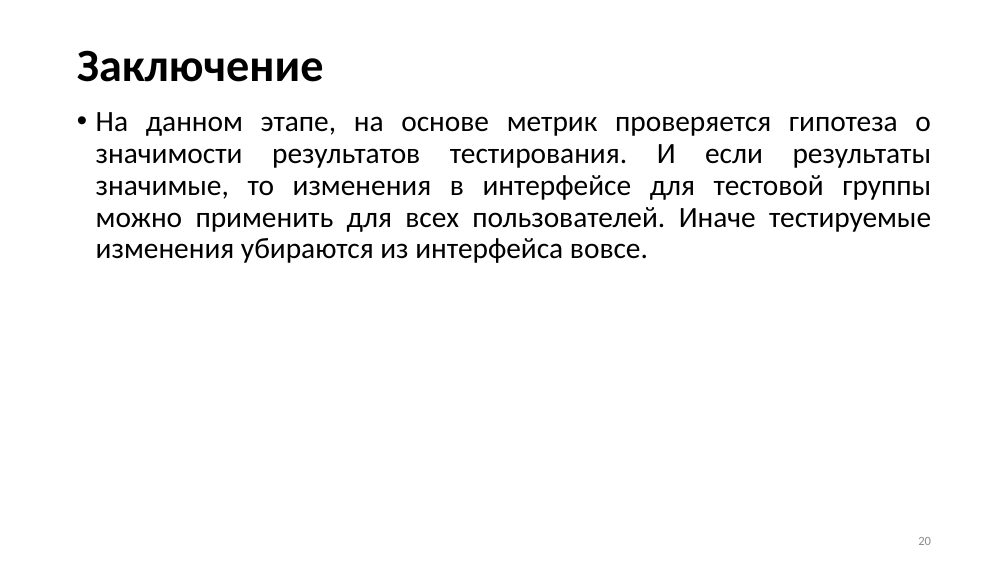
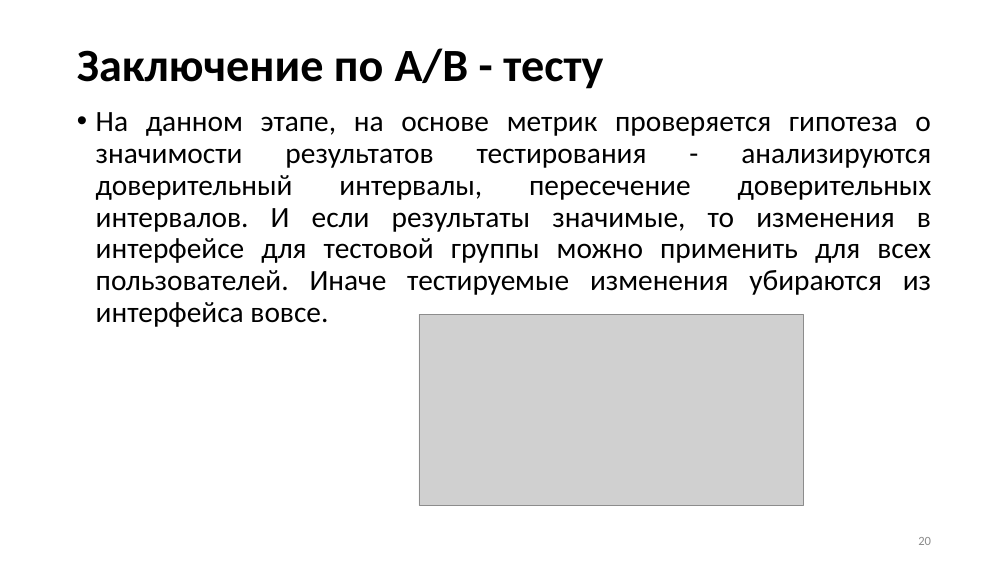
Before and after one commit to JacKira/IT_project, a slide deck: slide 20 of Презентация/prezentatsia_AB_testirovanie_dlya_Udacity.pptx. Drawn at 1008x567 pixels with LibreOffice and Linux fonts; fonts in the diff are those of the drawing; grey boxes stand for pictures. Boxes give left, top, right and bottom in pixels: in the first picture for what was removed or moved away, otherwise in the second. Text is boxed around its words. In the diff, an @@ line names an element or a change of style, - is before the commit and + after.

```diff
--- a/Презентация/prezentatsia_AB_testirovanie_dlya_Udacity.pptx
+++ b/Презентация/prezentatsia_AB_testirovanie_dlya_Udacity.pptx
@@ title at [77,48,603,89]: text changed @@
-Заключение
+Заключение по A/B - тесту
@@ text at [96,112,932,327]: text changed @@
-• На данном этапе, на основе метрик проверяется гипотеза о значимости результатов тестирования. И если результаты значимые, то изменения в интерфейсе для тестовой группы можно применить для всех пользователей. Иначе тестируемые изменения убираются из интерфейса вовсе.
+• На данном этапе, на основе метрик проверяется гипотеза о значимости результатов тестирования - анализируются доверительный интервалы, пересечение доверительных интервалов. И если результаты значимые, то изменения в интерфейсе для тестовой группы можно применить для всех пользователей. Иначе тестируемые изменения убираются из интерфейса вовсе.
@@ picture added at [419,314,803,506] @@
```
